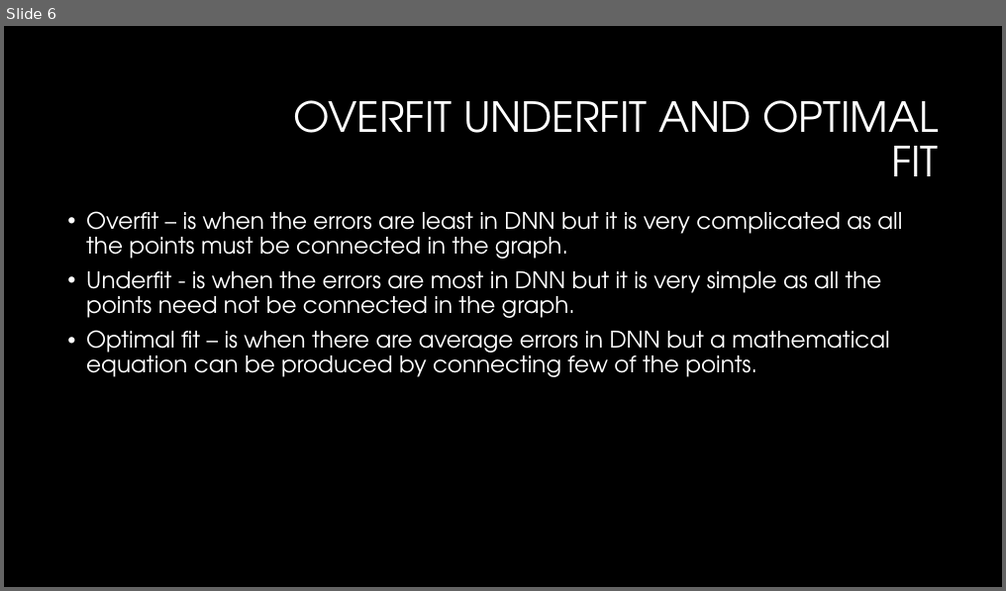
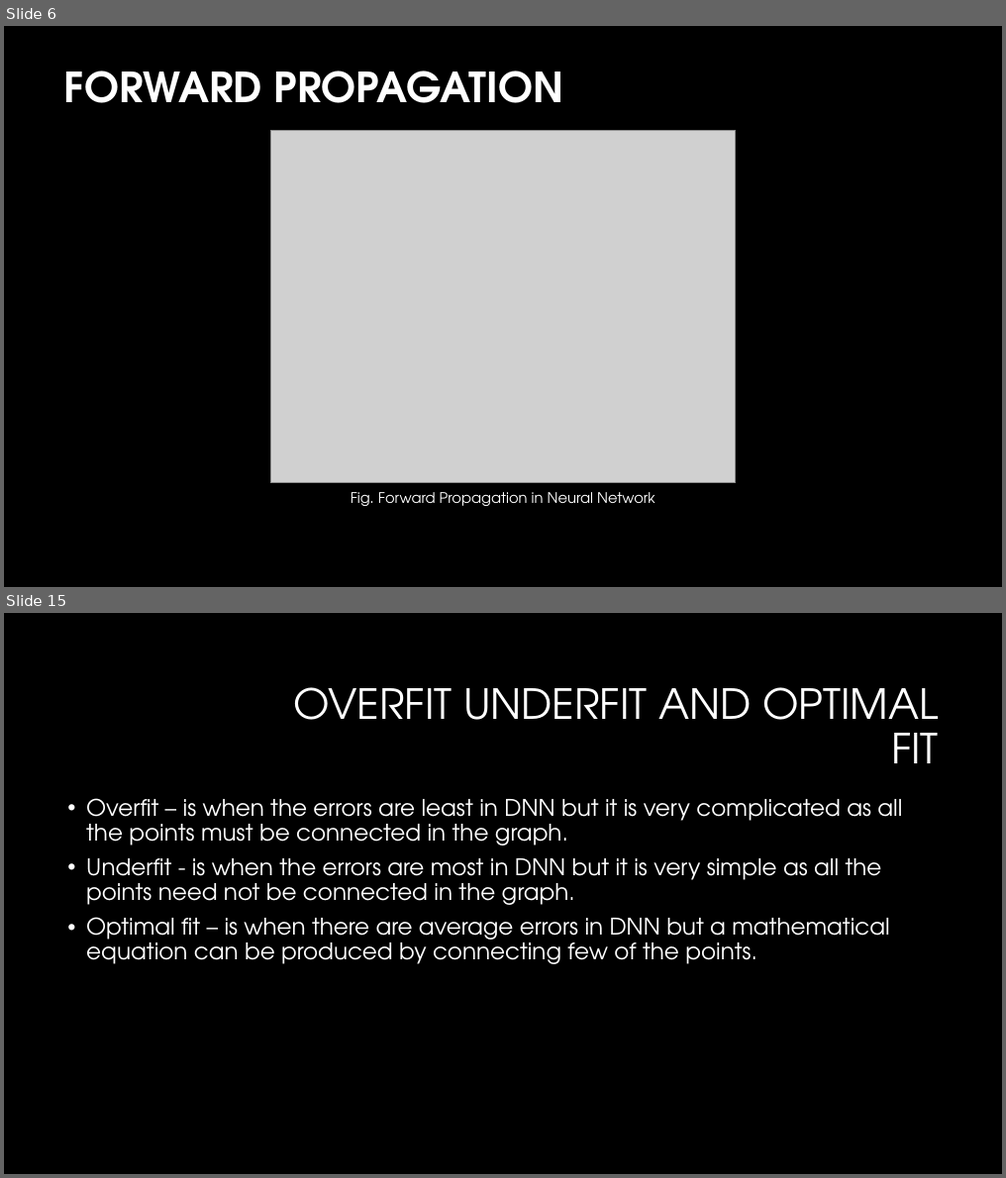
Before and after one commit to ENG19CS0006-Abhay/Deep-learning-DNN-, a slide deck: ENG19CS006(Abhay V R)(DL assignment 2).pptx. Shown one above the other, each under a label of ours: slide 6 before the commit, slides 6 and 15 after it; the slides between them are not shown. The pictures are 1006x591 and 1006x1178 pixels, drawn with LibreOffice and Linux fonts; fonts in the diff are those of the drawing; grey boxes stand for pictures; background and template pictures are left out. Boxes give left, top, right and bottom in pixels: in the first picture for what was removed or moved away, otherwise in the second. Text is boxed around its words. In the diff, an @@ line names an element or a change of style, - is before the commit and + after.

```diff
--- a/ENG19CS006(Abhay V R)(DL assignment 2).pptx
+++ b/ENG19CS006(Abhay V R)(DL assignment 2).pptx
@@ slide 6 added at (4, 26, 1002, 587), background #000000 @@
@@ title added at (64, 71, 564, 103), 40 pt, text #FFFFFF, bold @@
+FORWARD PROPAGATION
@@ picture added at (270, 130, 736, 483) @@
@@ text added at (350, 492, 655, 506), 14 pt, text #FFFFFF @@
+Fig. Forward Propagation in Neural Network
@@ what was slide 6 is now slide 15 @@
```
Also in this commit, not shown: 9 other slides added, 1 slide removed.
